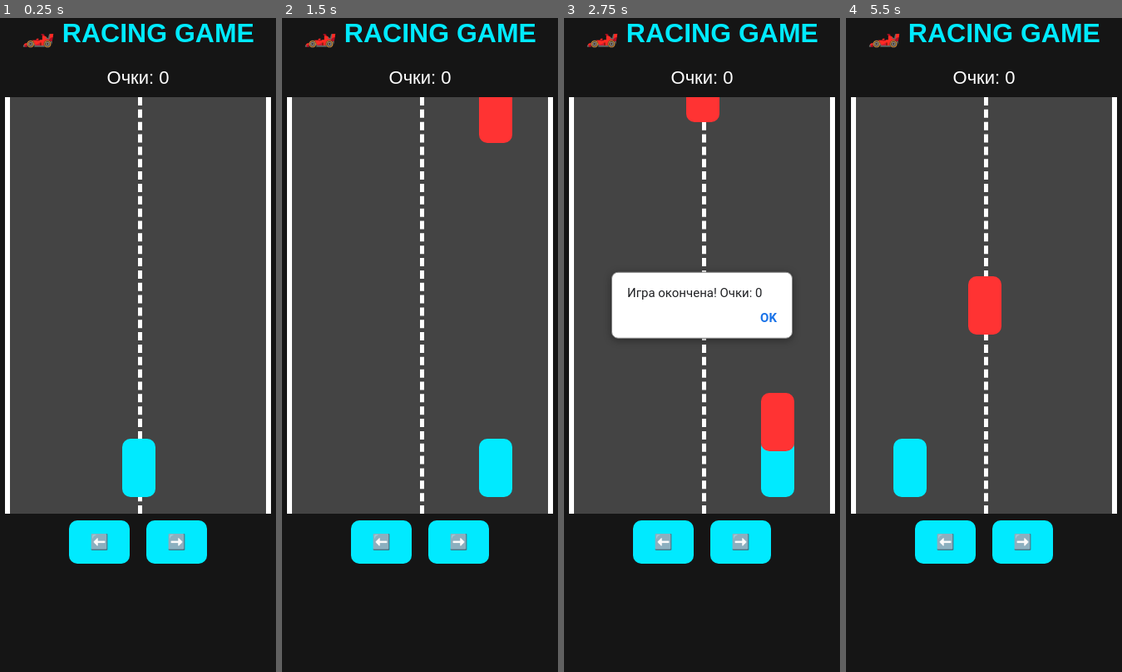
Above: before the commit, frames 1-4 (left to right).
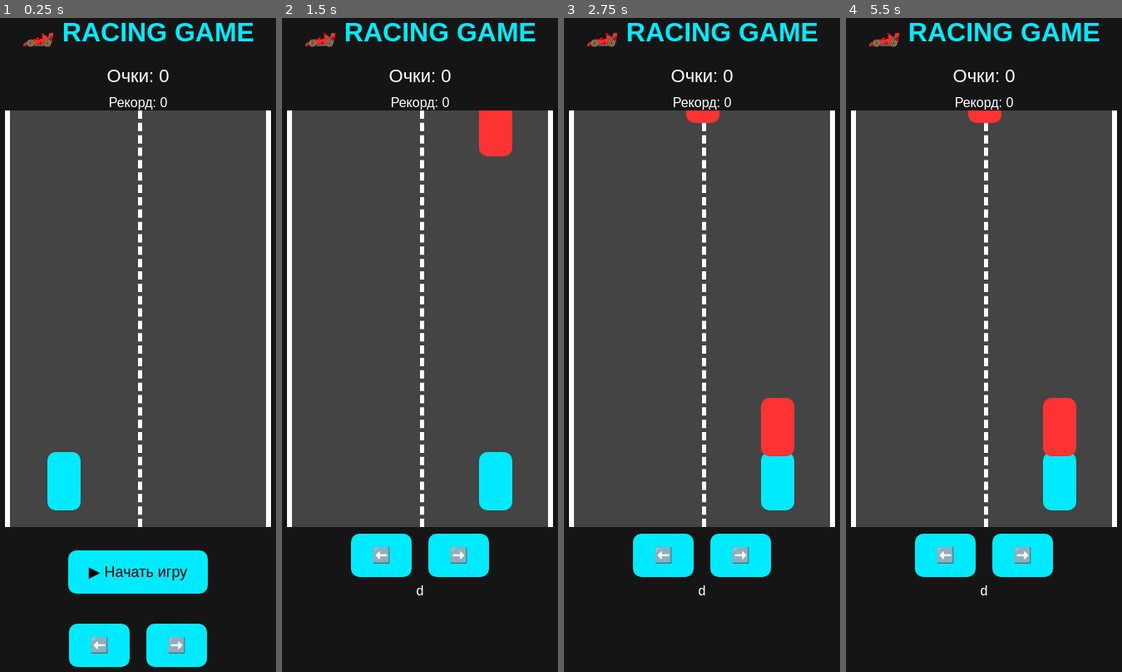
Above: after the commit, the same moments.

Repository: orhkhan/RacinGame
Game: browser game, page index.html
Same seed, same stepped clock (60 frames per second), same inputs: the game is played once before the commit and once after it. When the page shows a pop-up message, it is drawn as a white box for half a second while everything else waits; a line starting with > is the answer the replay typed.
Inputs (mouse positions are in pixels of both pictures, inside the frame that each line leads up to):
- Up to frame 1 (0.25 s): no input
- Up to frame 2 (1.5 s): click (420, 573) at 0.27 s, where only the run after the commit has a clickable "▶ Начать игру"; hold Right from 1.03 s (still down)
- Up to frame 3 (2.75 s): release Right at 1.53 s; hold Left 1.58-2.15 s; click "➡️" at 2.02 s; hold Right from 2.2 s (still down); tap Enter at 2.52 s
- Up to frame 4 (5.5 s): release Right at 2.87 s; hold Left 2.92-3.35 s; hold Right 3.4-3.9 s; hold Left 3.95-4.52 s; click "⬅️" at 4.52 s; hold Right 4.57-5.23 s; hold Left from 5.28 s (still down)

The runs differ from the first frame. In frame 1, 14% of the frame differs, in the area x 1-99%, y 0-100%; in frame 2, 7.6%; in frame 3, 14%, in the area x 1-99%, y 0-89%; in frame 4, 11%.
Error after the commit: ReferenceError: ocument is not defined

Commit message:
Update index.html

Diff:
--- a/index.html
+++ b/index.html
@@ -4,8 +4,12 @@
 <meta charset="UTF-8">
 <meta name="viewport" content="width=device-width, initial-scale=1.0">
 <title>Racing Game</title>
+
 <style>
-* { box-sizing: border-box; }
+* {
+  box-sizing: border-box;
+}
+
 body {
   margin: 0;
   background: #151515;
@@ -13,7 +17,17 @@
   font-family: Arial, sans-serif;
   text-align: center;
 }
-h1 { color: #00eaff; }
+
+h1 {
+  color: #00eaff;
+  margin-top: 20px;
+}
+
+#score {
+  font-size: 22px;
+  margin: 10px;
+}
+
 #game {
   position: relative;
   width: 320px;
@@ -24,21 +38,24 @@
   border-left: 6px solid white;
   border-right: 6px solid white;
 }
+
 #line {
   position: absolute;
   left: 50%;
   height: 100%;
   border-left: 5px dashed white;
 }
+
 #car {
   position: absolute;
   bottom: 20px;
-  left: 135px;
+  left: 45px;
   width: 40px;
   height: 70px;
   background: #00eaff;
   border-radius: 10px;
 }
+
 .enemy {
   position: absolute;
   width: 40px;
@@ -46,7 +63,7 @@
   background: #ff3333;
   border-radius: 10px;
 }
-#score { font-size: 22px; margin: 10px; }
+
 button {
   padding: 15px 25px;
   margin: 8px;
@@ -54,70 +71,199 @@
   border-radius: 10px;
   background: #00eaff;
   font-size: 18px;
+  cursor: pointer;
+}
+
+#menu {
+  margin: 20px;
+}
+
+#gameOver {
+  display: none;
+  margin: 20px;
+  font-size: 22px;
+  color: #ff3333;
 }
 </style>
 </head>
+
 <body>
+
 <h1>🏎️ RACING GAME</h1>
+
 <div id="score">Очки: 0</div>
+<div id="record">Рекорд: 0</div>
+
 <div id="game">
   <div id="line"></div>
   <div id="car"></div>
 </div>
+
+<div id="menu">
+  <button onclick="startGame()">▶ Начать игру</button>
+</div>
+
 <div>
   <button onclick="move(-1)">⬅️</button>
   <button onclick="move(1)">➡️</button>
 </div>
+
+<div id="gameOver">
+  <h2>💥 Игра окончена!</h2>
+  <p id="finalScore"></p>
+  <button onclick="startGame()">🔄 Играть снова</button>
+</div>
+
 <script>
+
 const car = document.getElementById("car");
 const game = document.getElementById("game");
 const scoreText = document.getElementById("score");
-let lane = 1;
+const recordText = document.getElementById("record");
+
+let lane = 0;
 let score = 0;
+let speed = 5;
 let enemies = [];
-let running = true;
+let running = false;
+let animationId;
+let spawnTimer;
+let lastSpawn = 0;
+let lastFrame = 0;
+
+let record = Number(localStorage.getItem("record")) || 0;
+
+recordText.textContent = "Рекорд: " + record;
+
 function move(direction) {
+  if (!running) return;
+
   lane = Math.max(0, Math.min(2, lane + direction));
+
   car.style.left = (45 + lane * 90) + "px";
 }
+
+function startGame() {
+
+  cancelAnimationFrame(animationId);
+
+  enemies.forEach(enemy => enemy.remove());
+  enemies = [];
+
+  score = 0;
+  speed = 5;
+  lane = 1;
+  running = true;
+
+  scoreText.textContent = "Очки: 0";
+
+  car.style.left = "135px";
+
+  document.getElementById("menu").style.display = "none";
+  document.getElementById("gameOver").style.display = "none";
+
+  lastFrame = 0;
+  lastSpawn = 0;
+
+  animationId = requestAnimationFrame(update);
+}
+
 function spawnEnemy() {
+
+  const enemy = document.createElement("div");
+
+  enemy.className = "enemy";
+
+  const enemyLane = Math.floor(Math.random() * 3);
+
+  enemy.dataset.lane = enemyLane;
+
+  enemy.style.left = (45 + enemyLane * 90) + "px";
+  enemy.style.top = "-80px";
+
+  game.appendChild(enemy);
+
+  enemies.push(enemy);
+}
+
+function update(timestamp) {
+
   if (!running) return;
-  const enemy = document.createElement("div");
-  enemy.className = "enemy";
-  enemy.style.left = (45 + Math.floor(Math.random() * 3) * 90) + "px";
-  enemy.style.top = "-80px";
-  game.appendChild(enemy);
-  enemies.push(enemy);
-}
-function update() {
-  if (!running) return;
-  enemies.forEach((enemy, index) => {
+
+  if (!lastFrame) lastFrame = timestamp;
+
+  const delta = Math.min((timestamp - lastFrame) / 16.67, 3);
+  lastFrame = timestamp;
+
+  if (timestamp - lastSpawn > 1300) {
+    spawnEnemy();
+    lastSpawn = timestamp;
+  }
+
+  enemies = enemies.filter(enemy => {
+
     let y = parseFloat(enemy.style.top);
-    y += 5;
+
+    y += speed * delta;
+
     enemy.style.top = y + "px";
+
+    if (
+      Number(enemy.dataset.lane) === lane &&
+      y > 340 &&
+      y < 460
+    ) {
+      endGame();
+      return false;
+    }
+
     if (y > 500) {
+
       enemy.remove();
-      enemies.splice(index, 1);
+
       score++;
+
       scoreText.textContent = "Очки: " + score;
+
+      if (score > record) {
+        record = score;
+        localStorage.setItem("record", record);
+        recordText.textContent = "Рекорд: " + record;
+      }
+
+      return false;
     }
-    const carY = 410;
-    const enemyX = parseInt(enemy.style.left);
-    const carX = parseInt(car.style.left);
-    if (y > carY - 60 && y < carY + 60 && enemyX === carX) {
-      running = false;
-      alert("Игра окончена! Очки: " + score);
-      location.reload();
-    }
+
+    return true;
+
   });
-  requestAnimationFrame(update);
-}
-setInterval(spawnEnemy, 1300);
-update();
-document.addEventListener("keydown", e => {
+
+  speed = 5 + score * 0.15;
+
+  animationId = requestAnimationFrame(update);
+}
+
+function endGame() {
+
+  running = false;
+
+
+ocument.getElementById("gameOver").style.display = "block";
+
+  document.getElementById("finalScore").textContent =
+    "Твои очки: " + score;
+
+}
+
+document.addEventListener("keydown", function(e) {
+
   if (e.key === "ArrowLeft") move(-1);
+
   if (e.key === "ArrowRight") move(1);
+
 });
+
 </script>
+
 </body>
-</html>
+</html> d
